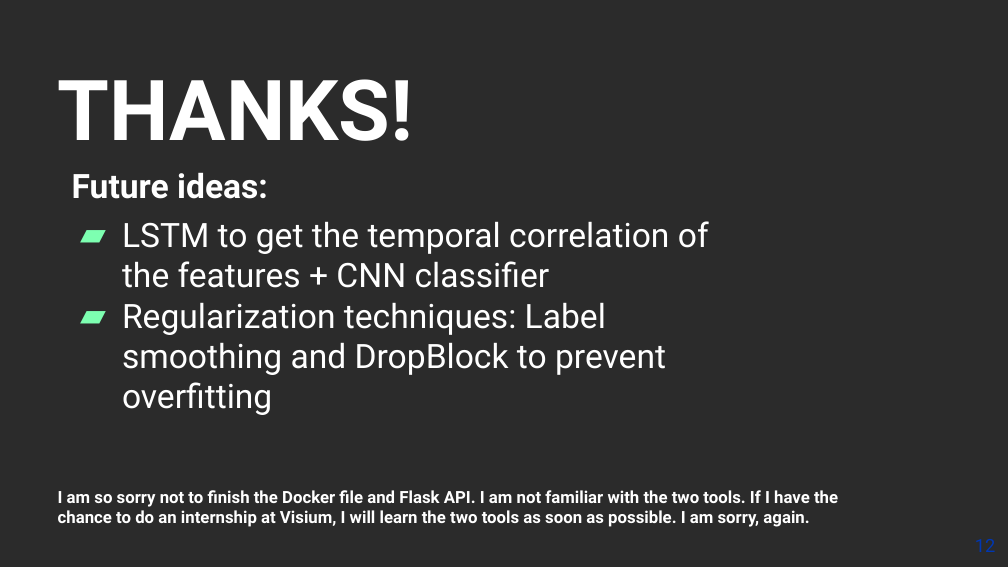
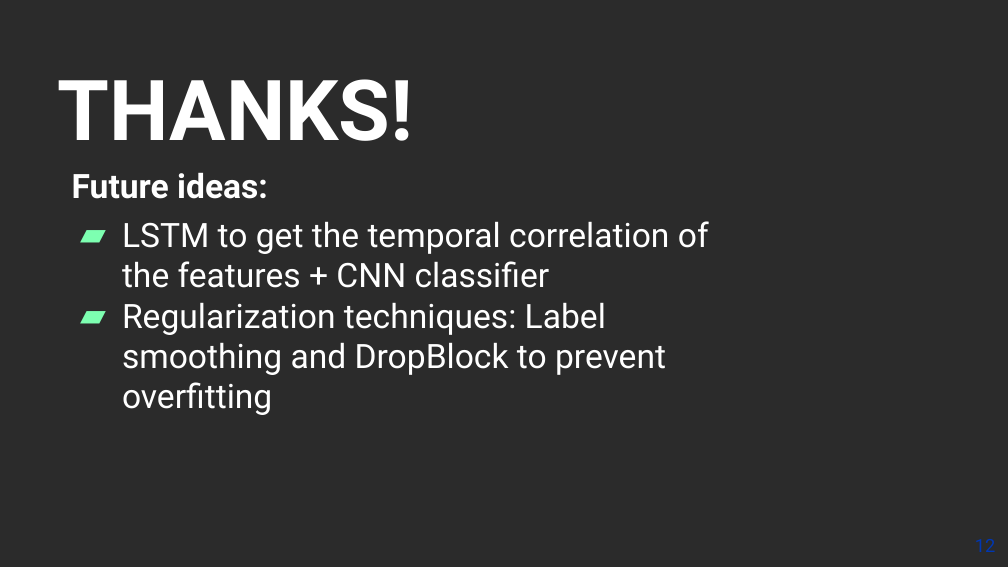
Before and after one commit to Bohan7/Speech_emotion_recognition_Emo-DB, a slide deck: slide 12 of pre_speech_emotion_recognition.pptx. Drawn at 1008x567 pixels with LibreOffice and Linux fonts; fonts in the diff are those of the drawing; background and template pictures are left out; a plain dark background stands for a picture behind light text. Boxes give left, top, right and bottom in pixels: in the first picture for what was removed or moved away, otherwise in the second. Text is boxed around its words. In the diff, an @@ line names an element or a change of style, - is before the commit and + after.

```diff
--- a/pre_speech_emotion_recognition.pptx
+++ b/pre_speech_emotion_recognition.pptx
@@ text removed at (x1=58, y1=490, x2=838, y2=527) @@
-I am so sorry not to finish the Docker file and Flask API. I am not familiar with the two tools. If I have the chance to do an internship at Visium, I will learn the two tools as soon as possible. I am sorry, again.
```
Also in this commit, not shown: 1 other slide changed.
